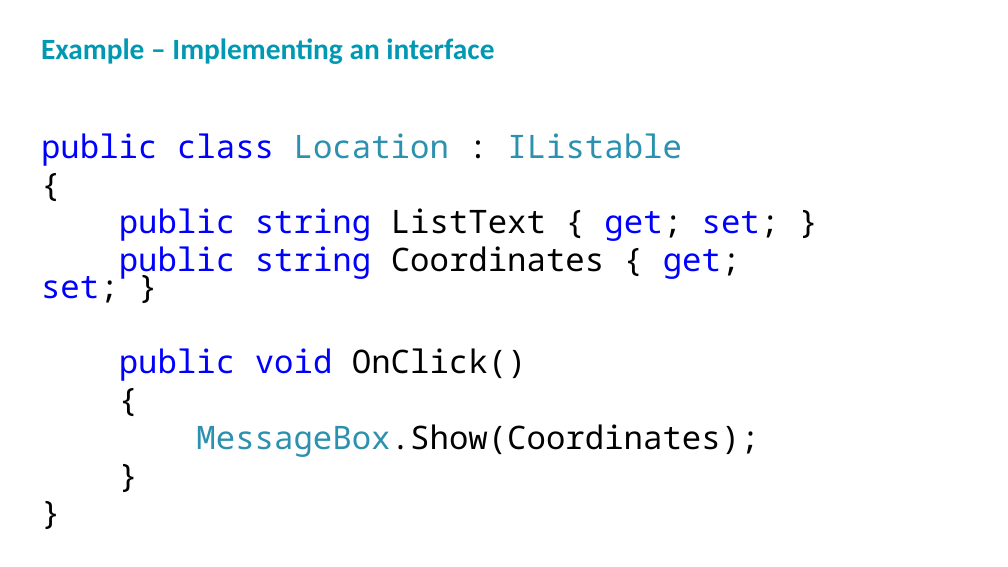
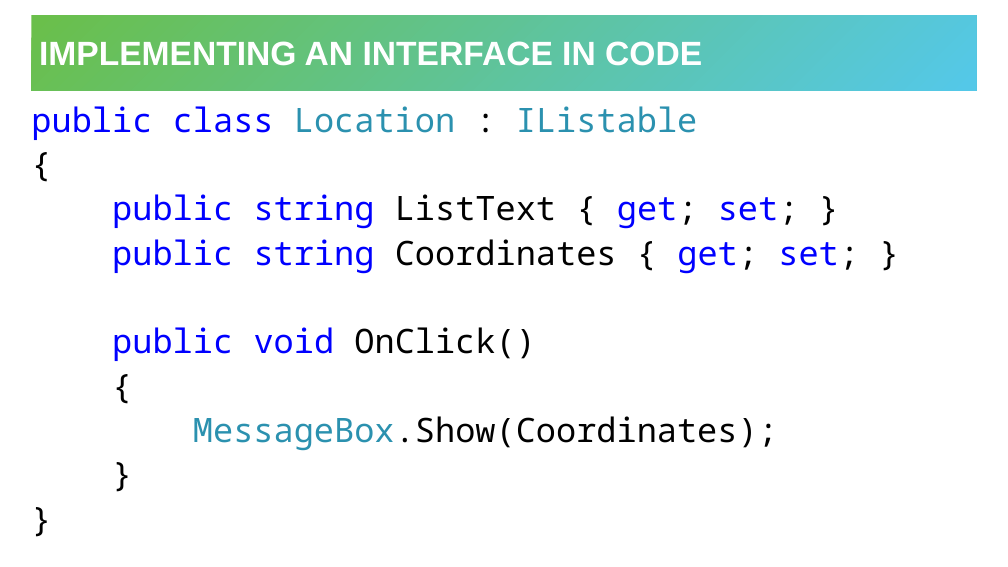
Before and after one commit to hytechclub/cs-102, a slide deck: slide 7 of Interfaces/Interfaces.pptx. Drawn at 1008x567 pixels with LibreOffice and Linux fonts; fonts in the diff are those of the drawing; background and template pictures are left out. Boxes give left, top, right and bottom in pixels: in the first picture for what was removed or moved away, otherwise in the second. Text is boxed around its words. In the diff, an @@ line names an element or a change of style, - is before the commit and + after.

Commit message:
update interfaces ppt

```diff
--- a/Interfaces/Interfaces.pptx
+++ b/Interfaces/Interfaces.pptx
@@ title "IMPLEMENTING AN INTERFACE IN CODE": place and size @@
-title "IMPLEMENTING AN INTERFACE IN CODE" at bbox=[41, 38, 494, 64]
+title "IMPLEMENTING AN INTERFACE IN CODE" at bbox=[32, 15, 977, 91]
@@ title "IMPLEMENTING AN INTERFACE IN CODE" at bbox=[32, 15, 977, 91]: vertical alignment top to middle; fill none to gradient #6ABF4B to #54C8E8 @@
@@ title at bbox=[39, 41, 702, 66]: text changed; size 28 to 32 pt; font Calibri to Arial; text colour #0098B2 to #FFFFFF @@
-Example – Implementing an interface
+IMPLEMENTING AN INTERFACE IN CODE
@@ text "public class Location : IListable": place and size @@
-text "public class Location : IListable" at bbox=[41, 133, 780, 457]
+text "public class Location : IListable" at bbox=[31, 106, 859, 451]
@@ text "public class Location : IListable" at bbox=[31, 106, 859, 451]: size 30.8 to 32 pt; line spacing 0.7 to 1.1; less space between paragraphs @@
```
Also in this commit, not shown: 8 other slides changed, 1 slide added.
